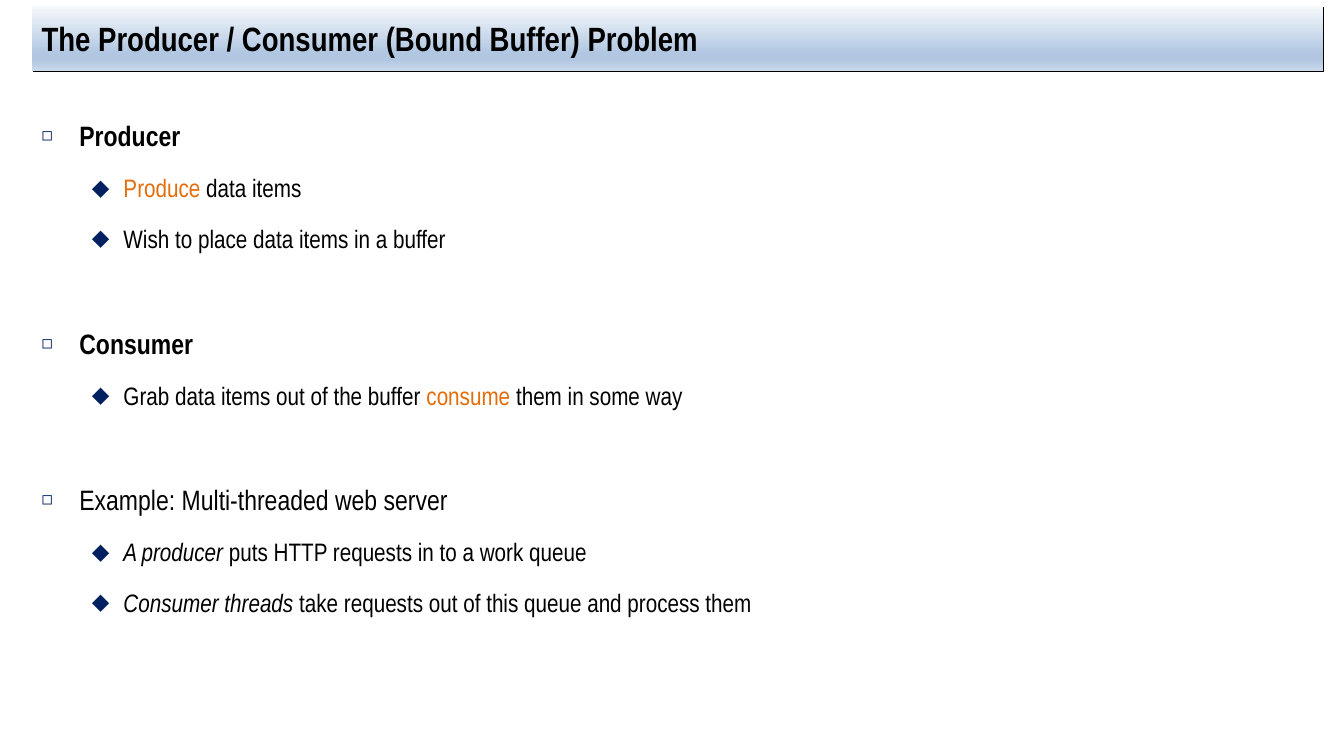
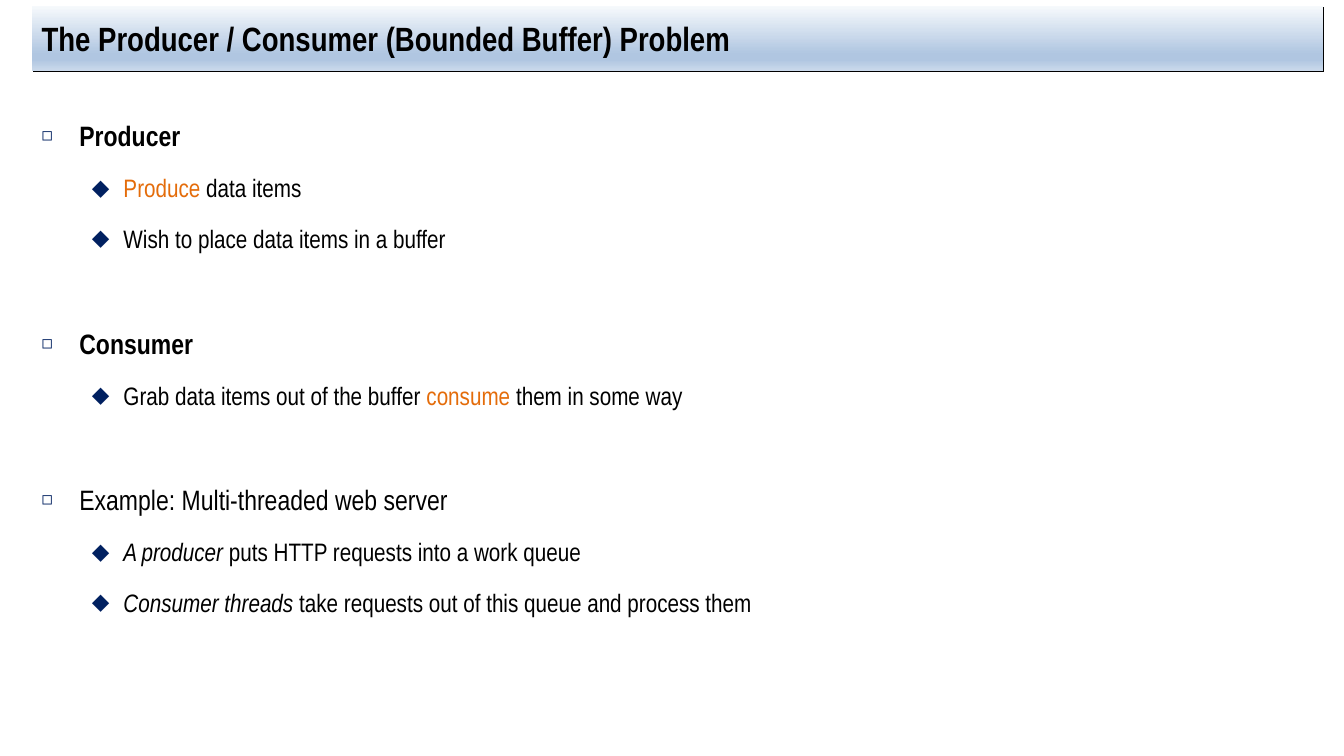
Before and after one commit to jachermocilla/extra-course-materials, a slide deck: slide 15 of cmsc125/ostep/slides/02.Concurrency/30.Condition_Variables.pptx. Drawn at 1344x756 pixels with LibreOffice and Linux fonts; fonts in the diff are those of the drawing. Boxes give left, top, right and bottom in pixels: in the first picture for what was removed or moved away, otherwise in the second. Text is boxed around its words. In the diff, an @@ line names an element or a change of style, - is before the commit and + after.

```diff
--- a/cmsc125/ostep/slides/02.Concurrency/30.Condition_Variables.pptx
+++ b/cmsc125/ostep/slides/02.Concurrency/30.Condition_Variables.pptx
@@ title at (x1=42, y1=24, x2=730, y2=58): text changed @@
-The Producer / Consumer (Bound Buffer) Problem
+The Producer / Consumer (Bounded Buffer) Problem
@@ text at (x1=123, y1=542, x2=580, y2=567): spaces changed @@
-  ⬥ A producer puts HTTP requests in to a work queue
+  ⬥ A producer puts HTTP requests into a work queue
```
Also in this commit, not shown: 16 other slides changed, 2 other files.
